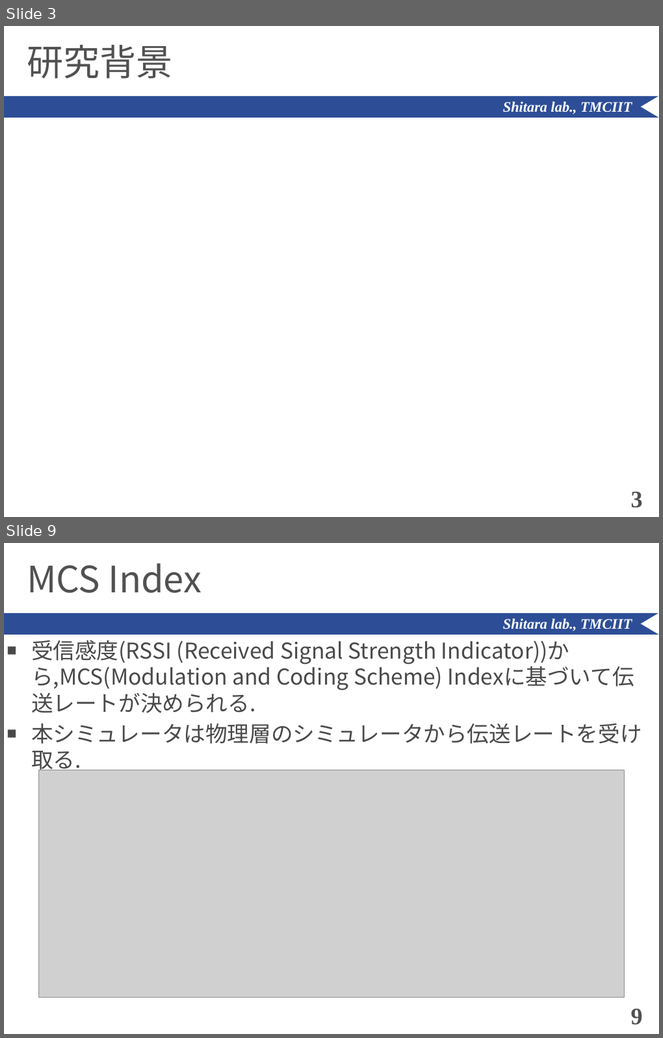
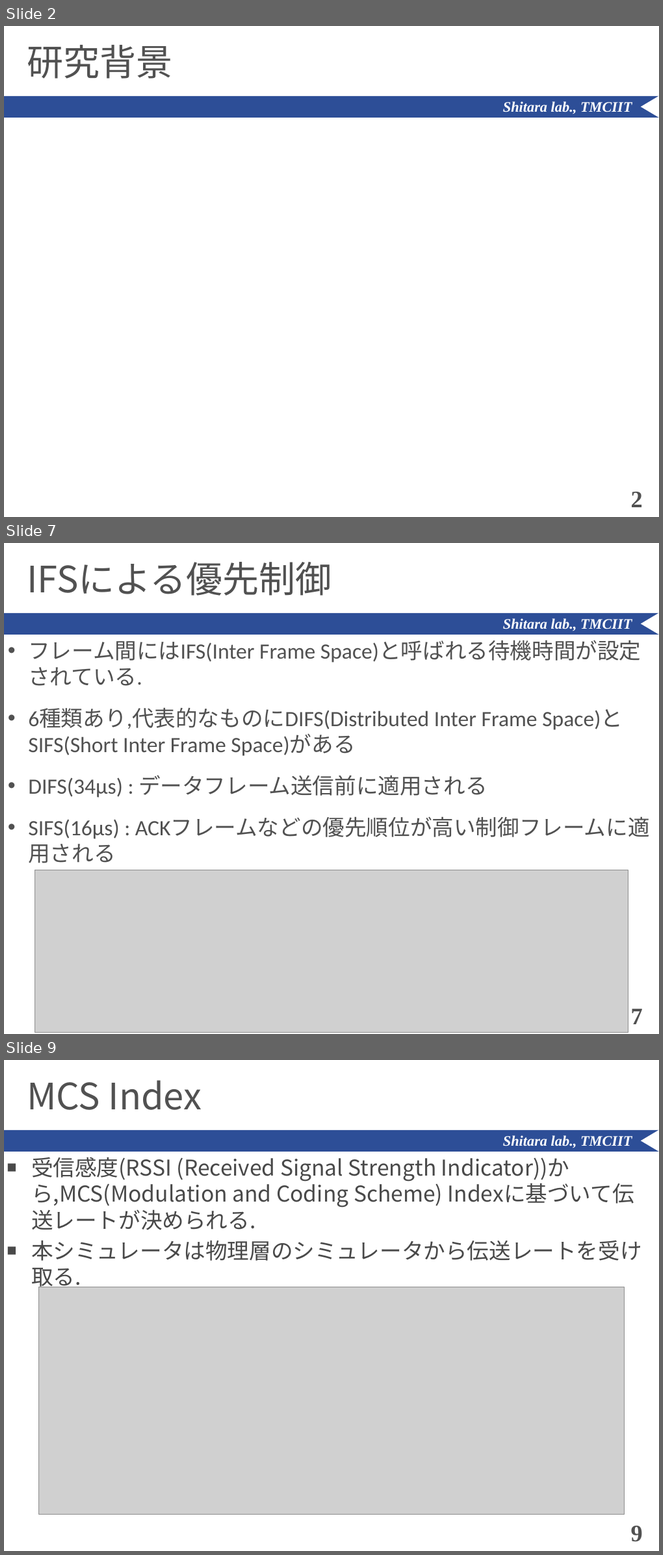
Before and after one commit to ShitaLab-TMCIT/IEEE802.11simulator, a slide deck: paper/pwp_tmp_shiralab.pptx. Shown one above the other, each under a label of ours: slides 3 and 9 before the commit, slides 2, 7 and 9 after it; the slides between them are not shown. The pictures are 663x1038 and 663x1555 pixels, drawn with LibreOffice and Linux fonts; fonts in the diff are those of the drawing; grey boxes stand for pictures. Boxes give left, top, right and bottom in pixels: in the first picture for what was removed or moved away, otherwise in the second. Text is boxed around its words. In the diff, an @@ line names an element or a change of style, - is before the commit and + after.

```diff
--- a/paper/pwp_tmp_shiralab.pptx
+++ b/paper/pwp_tmp_shiralab.pptx
@@ slide 7 added at bbox=[4, 543, 659, 1034], background #FFFFFF; not listed: 3 template elements that a slide beside it also shows @@
@@ title added at bbox=[27, 562, 332, 596], 40 pt, text #515151 @@
+IFSによる優先制御
@@ text added at bbox=[28, 641, 642, 839], 24 pt, text #515151 @@
+• フレーム間にはIFS(Inter Frame Space)と呼ばれる待機時間が設定されている.
+• 6種類あり,代表的なものにDIFS(Distributed Inter Frame Space)とSIFS(Short Inter Frame Space)がある
+• DIFS(34μs) : データフレーム送信前に適用される
+• SIFS(16μs) : ACKフレームなどの優先順位が高い制御フレームに適用される
@@ picture added at bbox=[35, 871, 629, 1033] @@
@@ page number added at bbox=[631, 1009, 643, 1025], 26 pt, text #515151, bold @@
+7
@@ what was slide 3 is now slide 2 @@
@@ page number at bbox=[631, 492, 643, 508]: text changed @@
-3
+2
```
Also in this commit, not shown: 5 slides changed, 4 other slides added, 7 slides removed, 11 other files.
